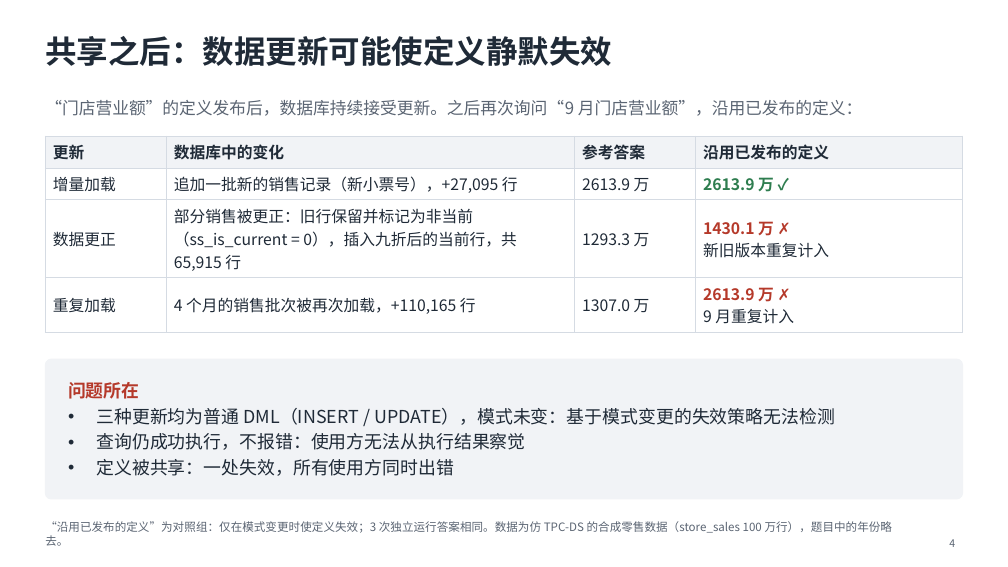
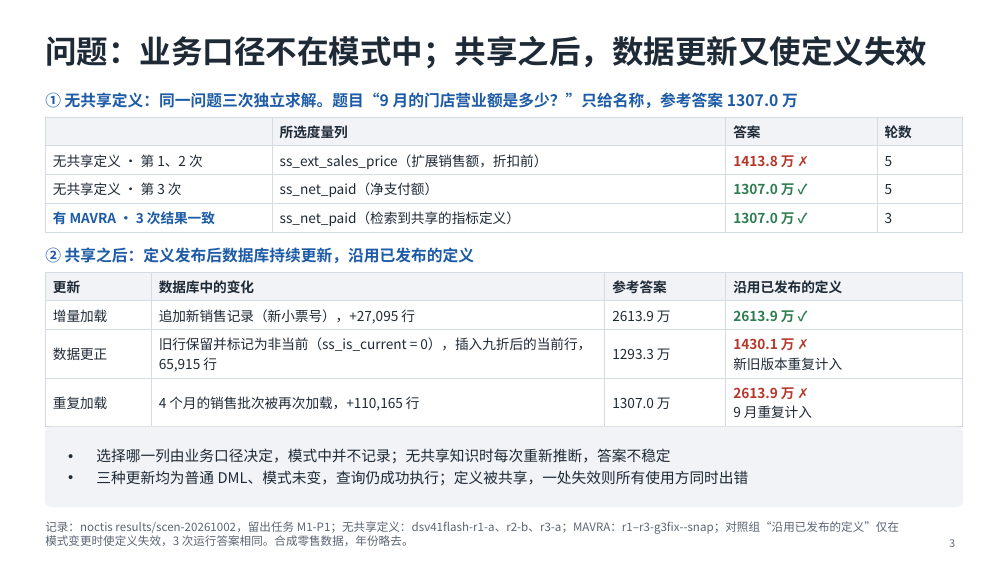
Before and after one commit to mmmttt000045/agent4db-adapter, a slide deck: slide 3 of docs/mavra-system.pptx (slide 4 before the commit). Drawn at 1008x567 pixels with LibreOffice and Linux fonts; fonts in the diff are those of the drawing. Boxes give left, top, right and bottom in pixels: in the first picture for what was removed or moved away, otherwise in the second. Text is boxed around its words. In the diff, an @@ line names an element or a change of style, - is before the commit and + after.

```diff
--- a/docs/mavra-system.pptx
+++ b/docs/mavra-system.pptx
@@ title at [45, 36, 927, 69]: text changed @@
-共享之后：数据更新可能使定义静默失效
+问题：业务口径不在模式中；共享之后，数据更新又使定义失效
@@ text added at [45, 92, 798, 108], 15 pt, text #1D5BA6, bold @@
+① 无共享定义：同一问题三次独立求解。题目“9 月的门店营业额是多少？”只给名称，参考答案 1307.0 万
@@ table added at [45, 117, 963, 230], 4 rows, 4 columns @@
+ | 所选度量列 | 答案 | 轮数
+无共享定义 · 第 1、2 次 | ss_ext_sales_price（扩展销售额，折扣前） | 1413.8 万 ✗ | 5
+无共享定义 · 第 3 次 | ss_net_paid（净支付额） | 1307.0 万 ✓ | 5
+有 MAVRA · 3 次结果一致 | ss_net_paid（检索到共享的指标定义） | 1307.0 万 ✓ | 3
@@ text at [45, 247, 474, 263]: text changed; size 16 to 15 pt; text colour #5B6573 to #1D5BA6; bold on @@
-“门店营业额”的定义发布后，数据库持续接受更新。之后再次询问“9 月门店营业额”，沿用已发布的定义：
+② 共享之后：定义发布后数据库持续更新，沿用已发布的定义
@@ table at [45, 272, 963, 422] @@
-row 2, column 2: 追加一批新的销售记录（新小票号），+27,095 行
+row 2, column 2: 追加新销售记录（新小票号），+27,095 行
-row 3, column 2: 部分销售被更正：旧行保留并标记为非当前（ss_is_current = 0），插入九折后的当前行，共 65,915 行
+row 3, column 2: 旧行保留并标记为非当前（ss_is_current = 0），插入九折后的当前行，65,915 行
@@ size 15 to 13 pt in "更新", "数据库中的变化", "参考答案", "沿用已发布的定义" and 12 more places @@
@@ table: place and size @@
-table at [45, 136, 963, 328]
+table at [45, 272, 963, 422]
@@ rounded rectangle: place and size @@
-rounded rectangle at [45, 359, 963, 499]
+rounded rectangle at [45, 427, 963, 507]
@@ rounded rectangle at [45, 427, 963, 507]: proportions changed @@
@@ text at [96, 448, 749, 485]: text changed; size 17 to 14 pt @@
-问题所在
-• 三种更新均为普通 DML（INSERT / UPDATE），模式未变：基于模式变更的失效策略无法检测
-• 查询仍成功执行，不报错：使用方无法从执行结果察觉
-• 定义被共享：一处失效，所有使用方同时出错
+• 选择哪一列由业务口径决定，模式中并不记录；无共享知识时每次重新推断，答案不稳定
+• 三种更新均为普通 DML、模式未变，查询仍成功执行；定义被共享，一处失效则所有使用方同时出错
@@ text at [45, 521, 899, 546]: text changed @@
-“沿用已发布的定义”为对照组：仅在模式变更时使定义失效；3 次独立运行答案相同。数据为仿 TPC-DS 的合成零售数据（store_sales 100 万行），题目中的年份略去。
+记录：noctis results/scen-20261002，留出任务 M1-P1；无共享定义：dsv41flash-r1-a、r2-b、r3-a；MAVRA：r1–r3-g3fix--snap；对照组“沿用已发布的定义”仅在模式变更时使定义失效，3 次运行答案相同。合成零售数据，年份略去。
@@ page number at [949, 539, 955, 547]: text changed @@
-4
+3
```
Also in this commit, not shown: 5 other slides changed, 1 slide added, 7 slides removed, 2 other files.
